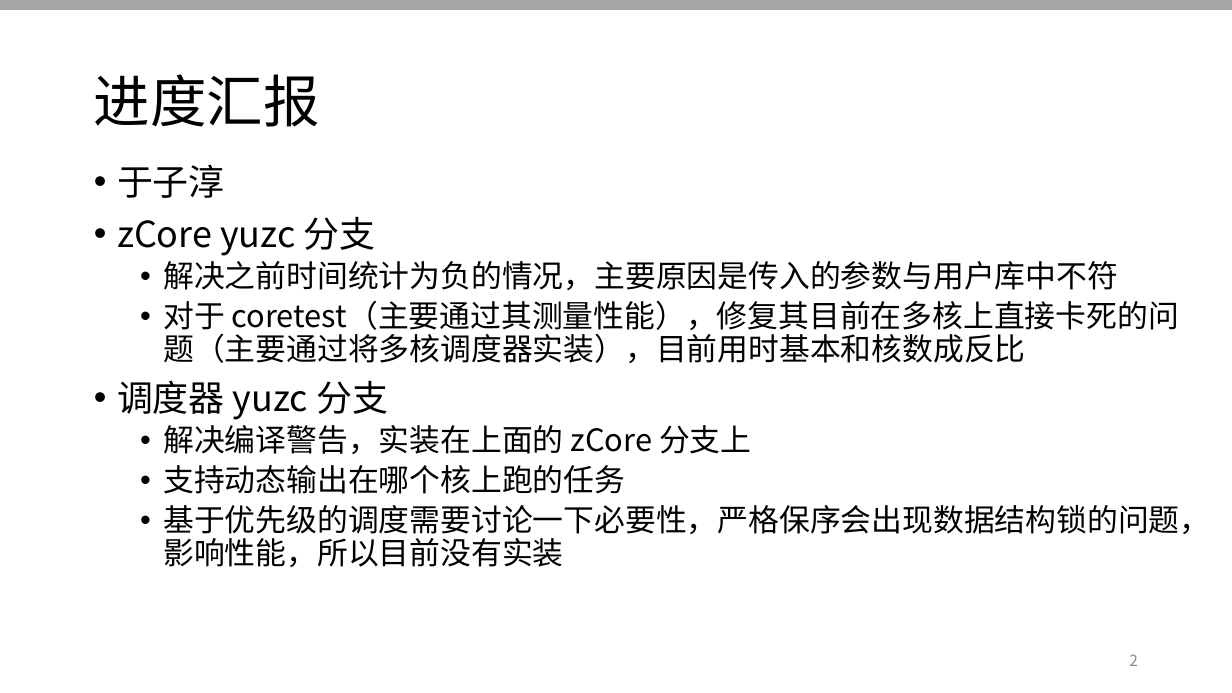
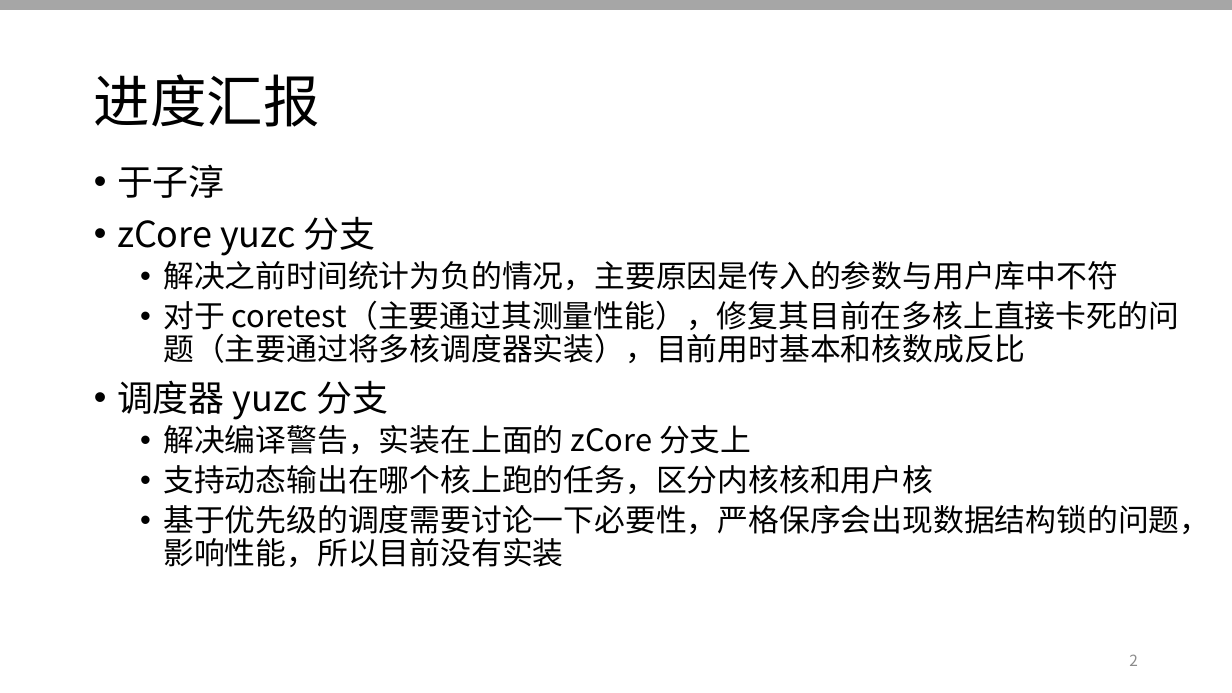
Before and after one commit to OSLab-zCore/OSLab-Docs, a slide deck: slide 2 of 进度汇报PPT汇总/week12.pptx. Drawn at 1232x693 pixels with LibreOffice and Linux fonts; fonts in the diff are those of the drawing. Boxes give left, top, right and bottom in pixels: in the first picture for what was removed or moved away, otherwise in the second. Text is boxed around its words. In the diff, an @@ line names an element or a change of style, - is before the commit and + after.

```diff
--- a/进度汇报PPT汇总/week12.pptx
+++ b/进度汇报PPT汇总/week12.pptx
@@ text at [163,465,933,494]: text changed @@
-  • 支持动态输出在哪个核上跑的任务
+  • 支持动态输出在哪个核上跑的任务，区分内核核和用户核
```
Also in this commit, not shown: 2 other files.
